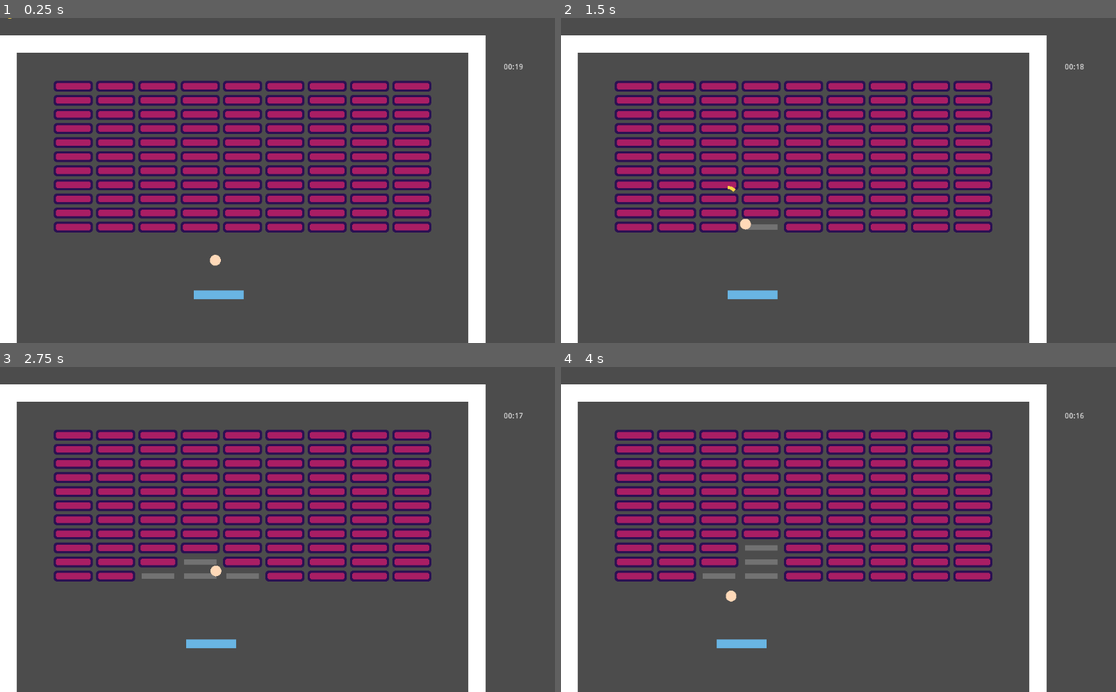
Above: before the commit, frames 1-4 (two rows, left to right).
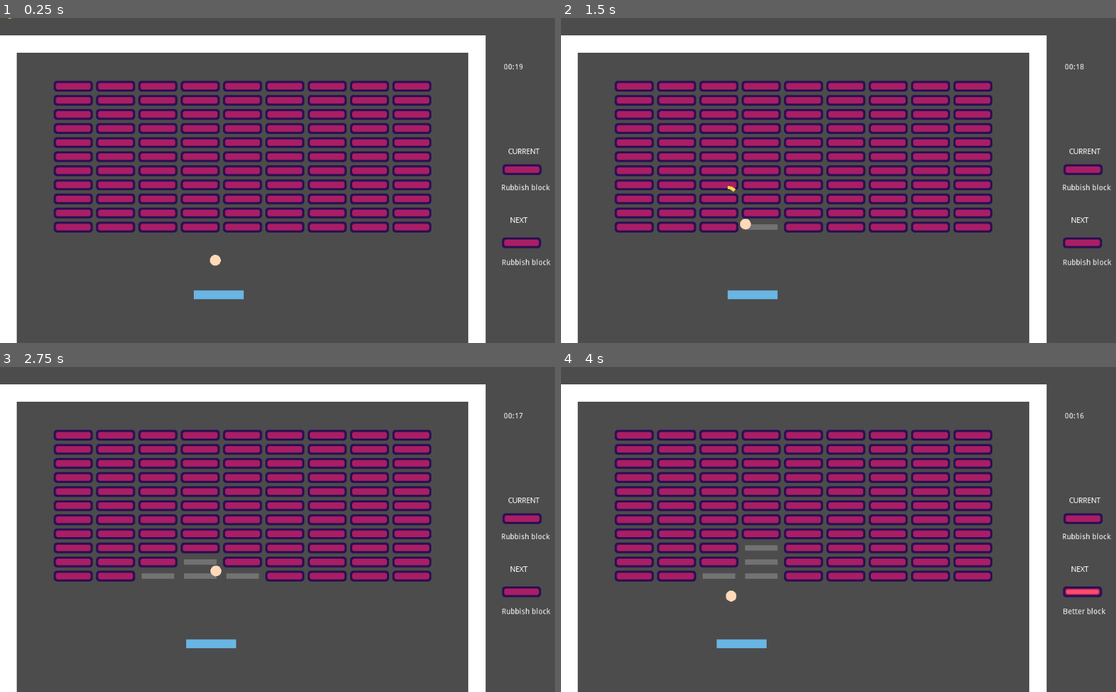
Above: after the commit, the same moments.

Repository: marc-hugh-tom/gmtk-game-jam-2023
Game: Godot game, scene res://scenes/GameState.tscn
Same seed, same stepped clock (60 frames per second), same inputs: the game is played once before the commit and once after it.
Inputs (mouse positions are in pixels of both pictures, inside the frame that each line leads up to):
- Up to frame 1 (0.25 s): no input
- Up to frame 2 (1.5 s): move the mouse to (960, 164) at 0.52 s; press the mouse at (960, 164) at 0.53 s; hold Right (ui_right) 0.53-1.28 s; move the mouse to (727, 196) at 1.27 s; release the mouse at (727, 196) at 1.28 s; hold Left (ui_left) from 1.28 s (still down); click (727, 196) at 1.35 s
- Up to frame 3 (2.75 s): tap Enter at 2 s; move the mouse to (333, 458) at 2.02 s; release Left (ui_left) at 2.03 s; press the mouse at (333, 458) at 2.03 s; hold Right (ui_right) from 2.03 s (still down)
- Up to frame 4 (4 s): move the mouse to (810, 594) at 2.77 s; release the mouse at (810, 594) at 2.78 s; click (810, 594) at 2.85 s; move the mouse to (1005, 578) at 3.52 s; release Right (ui_right) at 3.53 s; press the mouse at (1005, 578) at 3.53 s; hold Left (ui_left) from 3.53 s (still down)

The runs differ from the first frame. In frame 1, 0.7% of the frame differs, in the area x 90-100%, y 40-77%; in frame 2, 0.7%; in frame 3, 0.7%; in frame 4, 0.7%.

Commit message:
Next and current UI

Diff:
--- a/scenes/GameState.tscn
+++ b/scenes/GameState.tscn
@@ -20,4 +20,36 @@
 one_shot = true
 autostart = true
 
+[node name="CurrentLabel" type="Label" parent="."]
+margin_left = 936.0
+margin_top = 240.0
+margin_right = 994.0
+margin_bottom = 254.0
+text = "CURRENT"
+
+[node name="Current" type="Node2D" parent="."]
+position = Vector2( 962, 280 )
+
+[node name="CurrentDescription" type="Label" parent="."]
+margin_left = 924.0
+margin_top = 307.0
+margin_right = 964.0
+margin_bottom = 321.0
+
+[node name="NextLabel" type="Label" parent="."]
+margin_left = 940.0
+margin_top = 367.0
+margin_right = 980.0
+margin_bottom = 381.0
+text = "NEXT"
+
+[node name="Next" type="Node2D" parent="."]
+position = Vector2( 961, 415 )
+
+[node name="NextDescription" type="Label" parent="."]
+margin_left = 925.0
+margin_top = 445.0
+margin_right = 965.0
+margin_bottom = 459.0
+
 [connection signal="timeout" from="WinCountdownTimer" to="." method="_on_WinCountdownTimer_timeout"]
--- a/scripts/GameState.gd
+++ b/scripts/GameState.gd
@@ -5,15 +5,26 @@
 
 func _ready():
 	$GameContainer.connect("no_blocks", self, "_no_blocks_callback")
+	Globals.connect("current_block_changed", self, "current_block_changed")
+	current_block_changed()
 
 func _process(delta):
 	var minutes = floor(win_countdown_timer.time_left / 60)
 	var seconds = int(win_countdown_timer.time_left) % 60
 	timer_label.text = "%02d:%02d" % [minutes, seconds]
 
-
 func _on_WinCountdownTimer_timeout():
 	print("win!")
 
 func _no_blocks_callback():
 	print("lose")
+
+func current_block_changed():
+	for child in $Current.get_children():
+		child.queue_free()
+	$Current.add_child(Globals.current_block[0].instance())
+	$CurrentDescription.text = Globals.current_block[1]
+	for child in $Next.get_children():
+		child.queue_free()
+	$Next.add_child(Globals.next_block[0].instance())
+	$NextDescription.text = Globals.next_block[1]
--- a/scripts/Globals.gd
+++ b/scripts/Globals.gd
@@ -1,4 +1,6 @@
 extends Node2D
+
+signal current_block_changed
 
 var BLOCK_TYPES = [
 	[
@@ -44,6 +46,7 @@
 func current_block_used():
 	current_block = next_block
 	next_block = get_next_block()
+	emit_signal("current_block_changed")
 
 func get_placement_timer_proportion():
 	return(($PlacementTimer.wait_time - $PlacementTimer.time_left) / $PlacementTimer.wait_time)
